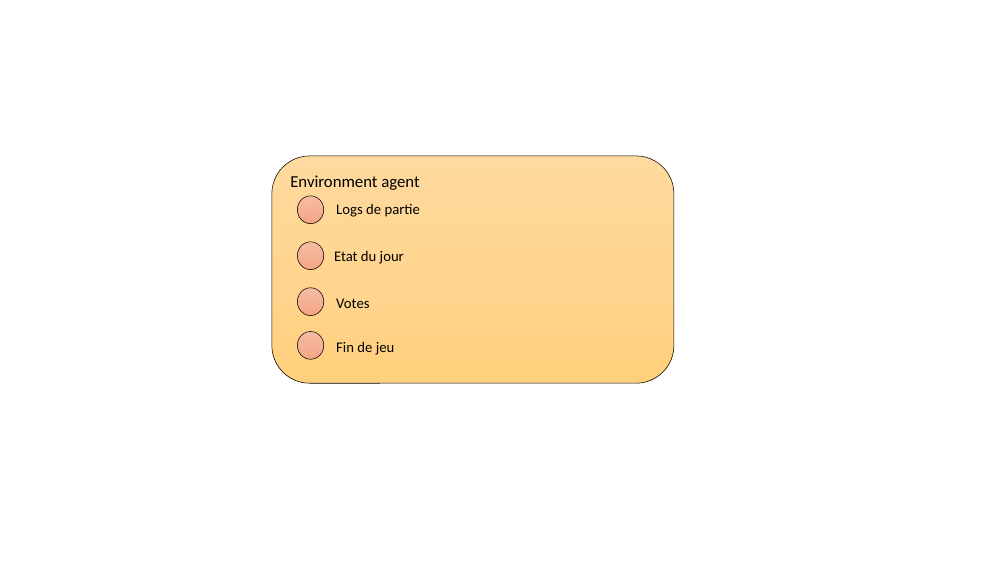
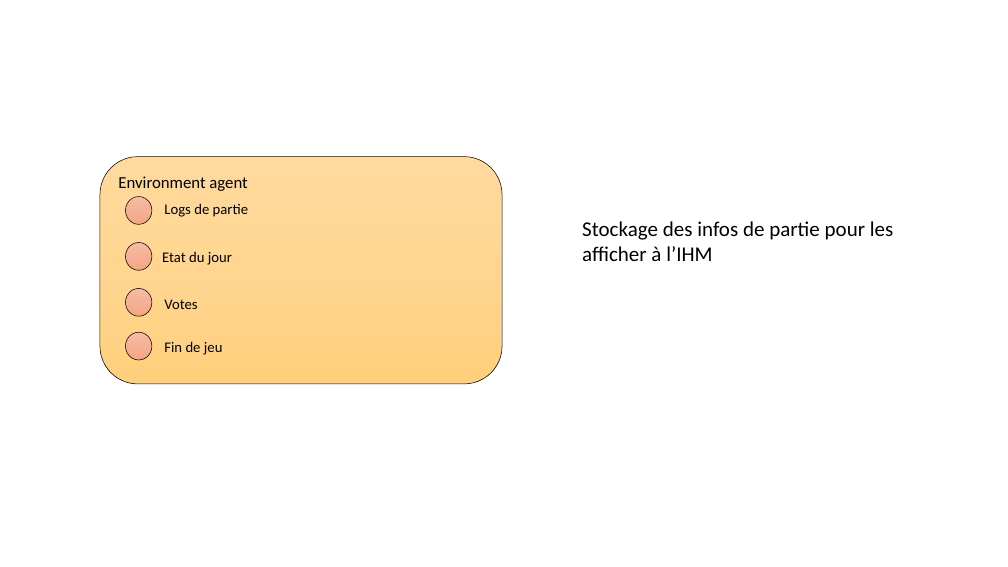
Before and after one commit to konamdav/Loup-Garou, a slide deck: slide 5 of README.pptx. Drawn at 1008x567 pixels with LibreOffice and Linux fonts; fonts in the diff are those of the drawing. Boxes give left, top, right and bottom in pixels: in the first picture for what was removed or moved away, otherwise in the second. Text is boxed around its words. In the diff, an @@ line names an element or a change of style, - is before the commit and + after.

```diff
--- a/README.pptx
+++ b/README.pptx
@@ text added at box(582, 221, 893, 261), 20 pt, text #000000 @@
+Stockage des infos de partie pour les afficher à l’IHM
@@ 4 texts, 4 ellipses, 1 rounded rectangle: place and size @@
-4 texts, 4 ellipses, 1 rounded rectangle at box(272, 156, 675, 383)
+4 texts, 4 ellipses, 1 rounded rectangle at box(100, 157, 502, 384)
```
Also in this commit, not shown: 3 other slides changed, 10 slides added, 1 slide removed.
